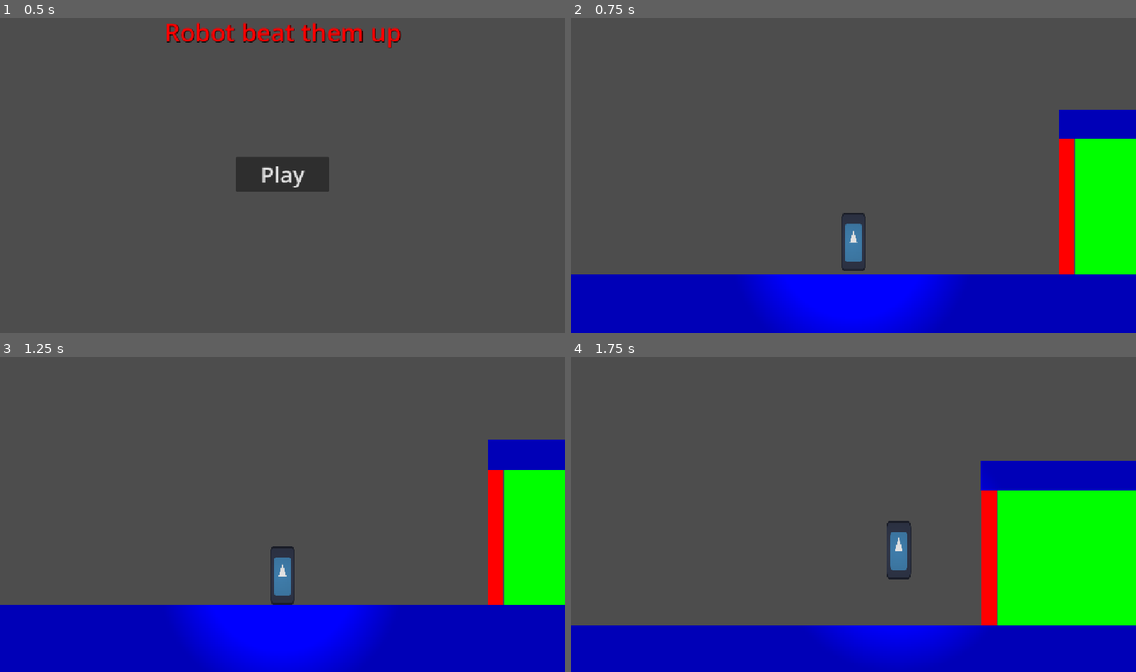
Above: before the commit, frames 1-4 (two rows, left to right).
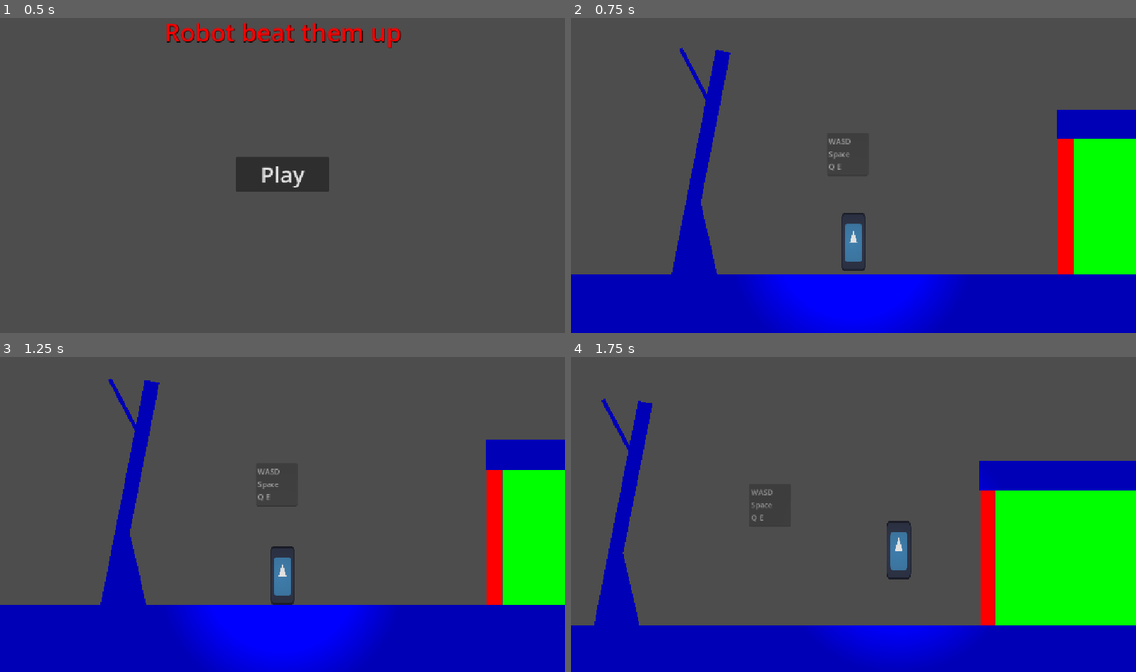
Above: after the commit, the same moments.

Repository: Triopking/Beat-Them-Up
Game: Godot game, scene res://Scenes/menu.tscn
Same seed, same stepped clock (60 frames per second), same inputs: the game is played once before the commit and once after it. The engine's default icon, where the game draws it, is replaced by a stand-in: a white triangle on a blue panel in a dark square.
Inputs:
- Up to frame 1 (0.5 s): no input
- Up to frame 2 (0.75 s): click "Play" at 0.5 s
- Up to frame 3 (1.25 s): no input
- Up to frame 4 (1.75 s): hold D (Right) from 1.28 s (still down); hold Shift (Sprint) from 1.28 s (still down); tap Space (Jump) at 1.52 s

Frame 1 is identical in both runs. In frame 2, 3.0% of the frame differs, in the area x 17-90%, y 9-82%; in frame 3, 3.0%; in frame 4, 3.0%.

Commit message:
Update first_level.tscn

Diff:
--- a/mechanic-gaunlet/Scenes/first_level.tscn
+++ b/mechanic-gaunlet/Scenes/first_level.tscn
@@ -14,7 +14,7 @@
 scale = Vector2(877.875, 2.96875)
 
 [node name="Player" parent="." unique_id=1843922582 instance=ExtResource("2_aqlmp")]
-position = Vector2(540, 561)
+position = Vector2(543, 561)
 
 [node name="World_Border" type="StaticBody2D" parent="." unique_id=538787465]
 metadata/_edit_lock_ = true
@@ -36,3 +36,45 @@
 position = Vector2(1012.99994, 355)
 scale = Vector2(61.599995, 99.66666)
 polygon = PackedVector2Array(0, 3, 2.4597511, 3, 5.3246765, 2.9899669, 7.4837666, 3.080268, 6.4935074, 2.2575254, 5.405 …(191 unchanged characters)…
+
+[node name="TextEdit" type="TextEdit" parent="." unique_id=1490564817]
+offset_left = 486.0
+offset_top = 346.0
+offset_right = 575.0
+offset_bottom = 438.0
+text = "WASD
+Space
+Q E"
+editable = false
+context_menu_enabled = false
+emoji_menu_enabled = false
+shortcut_keys_enabled = false
+selecting_enabled = false
+deselect_on_focus_loss_enabled = false
+drag_and_drop_selection_enabled = false
+middle_mouse_paste_enabled = false
+empty_selection_clipboard_enabled = false
+
+[node name="Basic Shape3" parent="." unique_id=1757493203 instance=ExtResource("1_fu4at")]
+position = Vector2(213.794, 429.48132)
+rotation = 0.19474614
+scale = Vector2(0.49172497, 8.217369)
+
+[node name="Basic Shape4" parent="." unique_id=1721354334 instance=ExtResource("1_fu4at")]
+position = Vector2(206.5859, 227.54176)
+rotation = -0.4866406
+scale = Vector2(0.13246775, 2.1656756)
+
+[node name="Basic Shape5" parent="." unique_id=1595013776 instance=ExtResource("1_fu4at")]
+position = Vector2(213.87656, 647.31555)
+rotation = -0.21658778
+scale = Vector2(1.1525736, 1.8349478)
+
+[node name="Basic Shape6" parent="." unique_id=801358637 instance=ExtResource("1_fu4at")]
+position = Vector2(215.00002, 533)
+rotation = -0.23018128
+scale = Vector2(0.3281249, 1.6562499)
+
+[node name="Basic Shape7" parent="." unique_id=1815179301 instance=ExtResource("1_fu4at")]
+position = Vector2(205, 575)
+scale = Vector2(0.53125, 1.015625)
